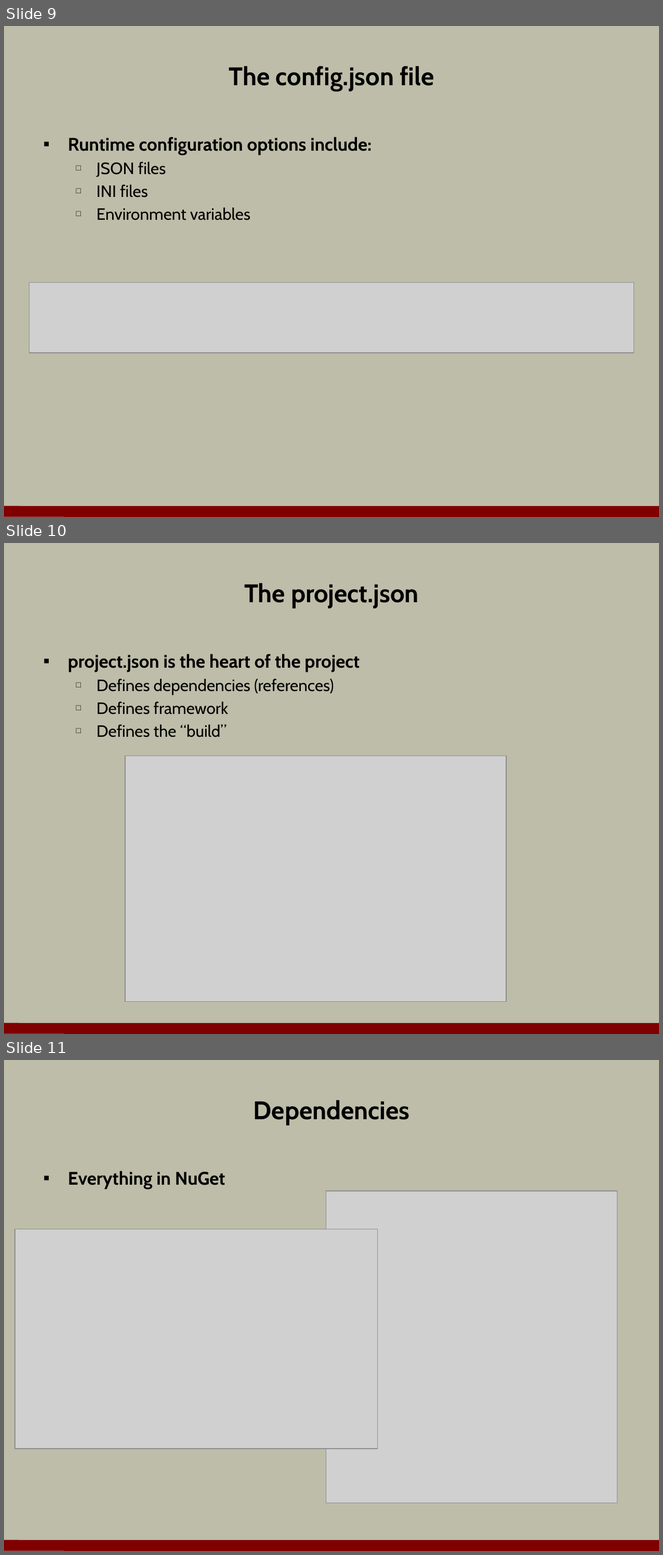
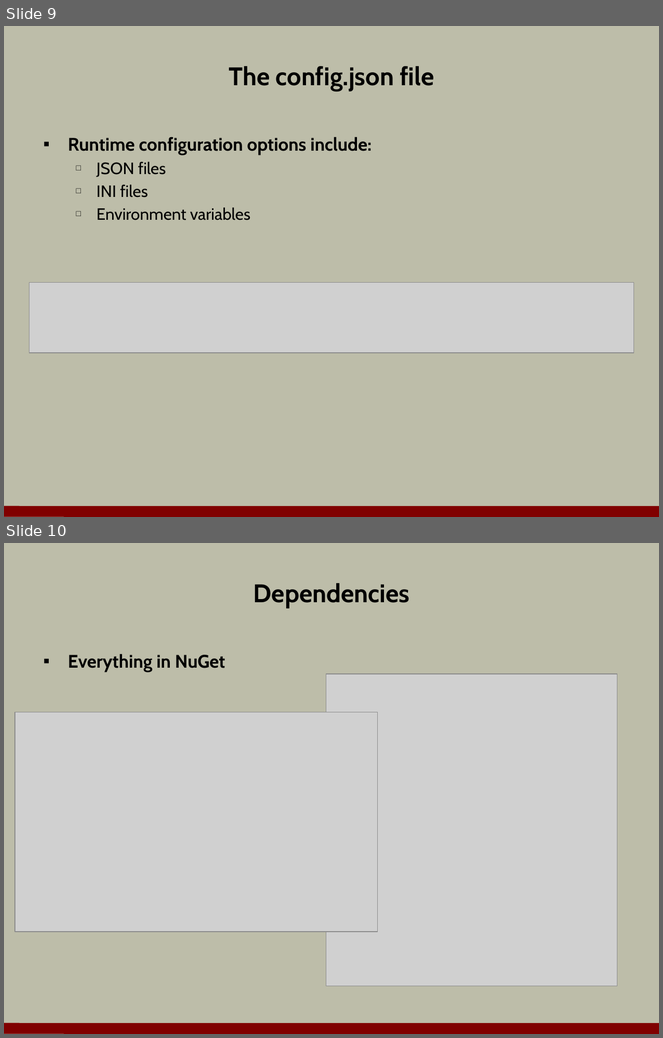
Before and after one commit to OdeToCode/classes, a slide deck: aspnet5/slides/01_Overview.pptx. Shown one above the other, each under a label of ours: slides 9, 10 and 11 before the commit, slides 9 and 10 after it. The pictures are 663x1555 and 663x1038 pixels, drawn with LibreOffice and Linux fonts; fonts in the diff are those of the drawing; grey boxes stand for pictures; background and template pictures are left out. Boxes give left, top, right and bottom in pixels: in the first picture for what was removed or moved away, otherwise in the second. Text is boxed around its words. In the diff, an @@ line names an element or a change of style, - is before the commit and + after.

```diff
--- a/aspnet5/slides/01_Overview.pptx
+++ b/aspnet5/slides/01_Overview.pptx
@@ slide 10 removed at box(4, 543, 659, 1034), background #BDBDA9; not listed: 1 template element that a slide beside it also shows @@
@@ title removed at box(244, 583, 419, 608) @@
-The project.json
@@ text removed at box(68, 654, 360, 737) @@
-▪ project.json is the heart of the project
-  □ Defines dependencies (references)
-  □ Defines framework
-  □ Defines the “build”
@@ picture removed at box(125, 756, 506, 1002) @@
@@ what was slide 11 is now slide 10 @@
```
Also in this commit, not shown: 8 slides changed, 3 other slides removed, 2 other files.
